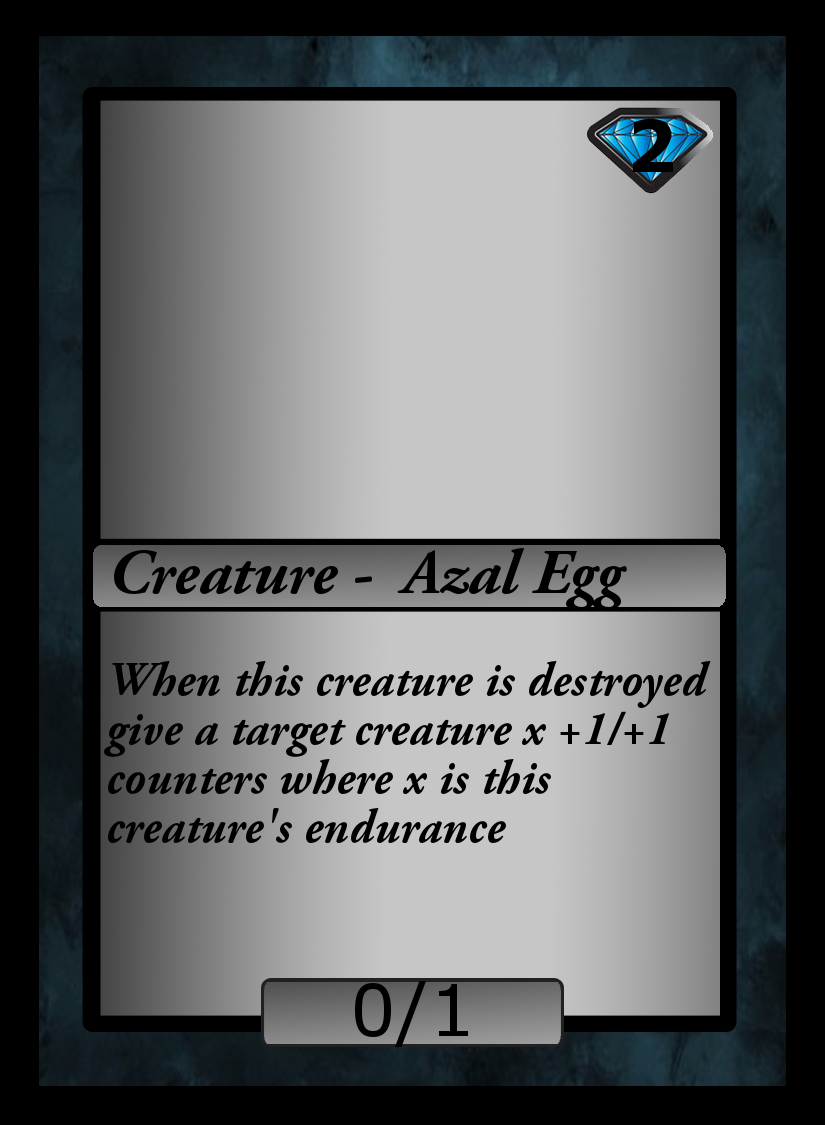
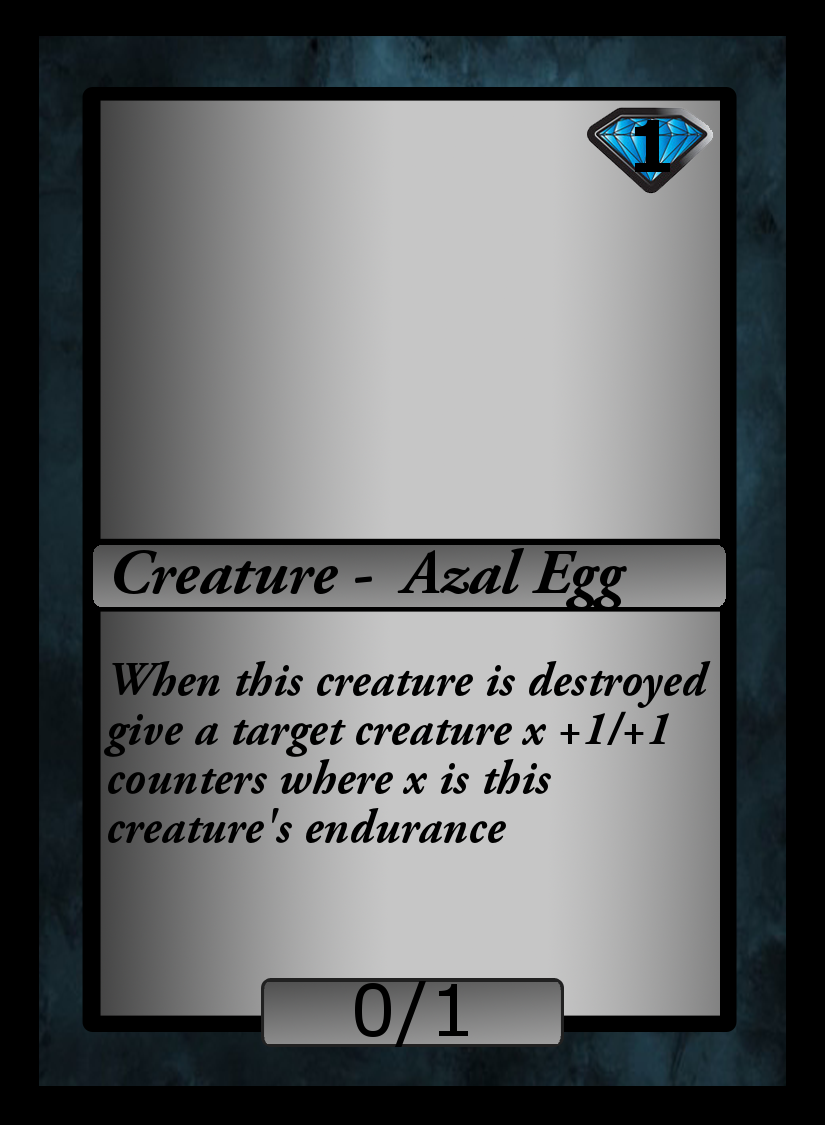
Revision of a layered 825 x 1125 image; what changed, layer by layer:
renamed "2" to "1", painted on it over <box>633,119,673,172</box>
